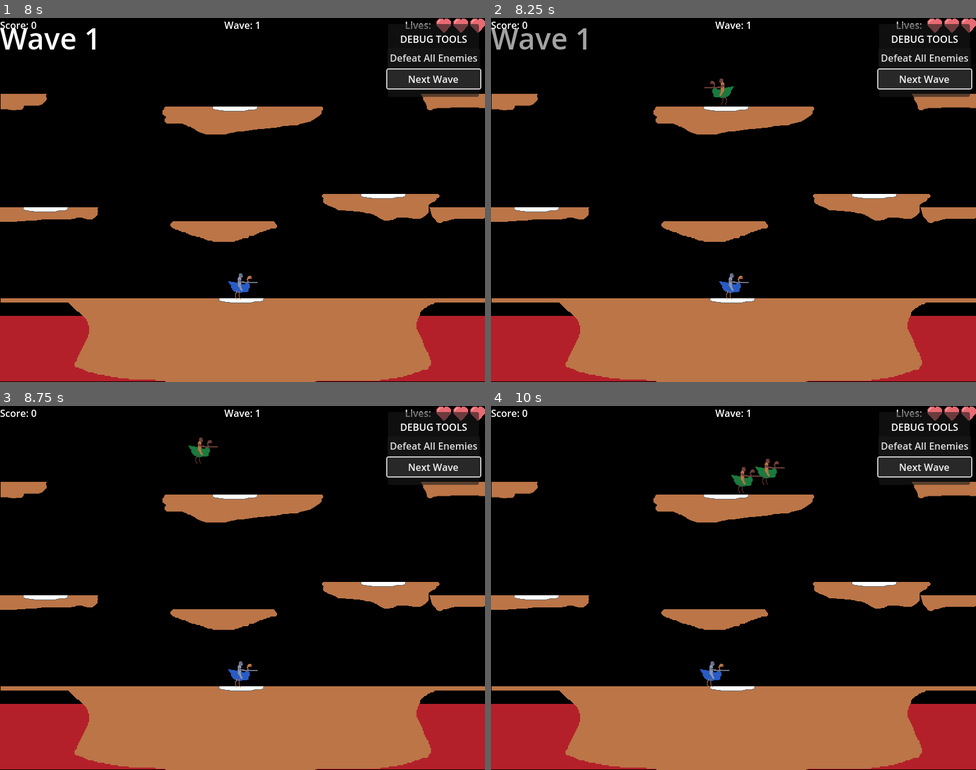
Above: before the commit, frames 1-4 (two rows, left to right).
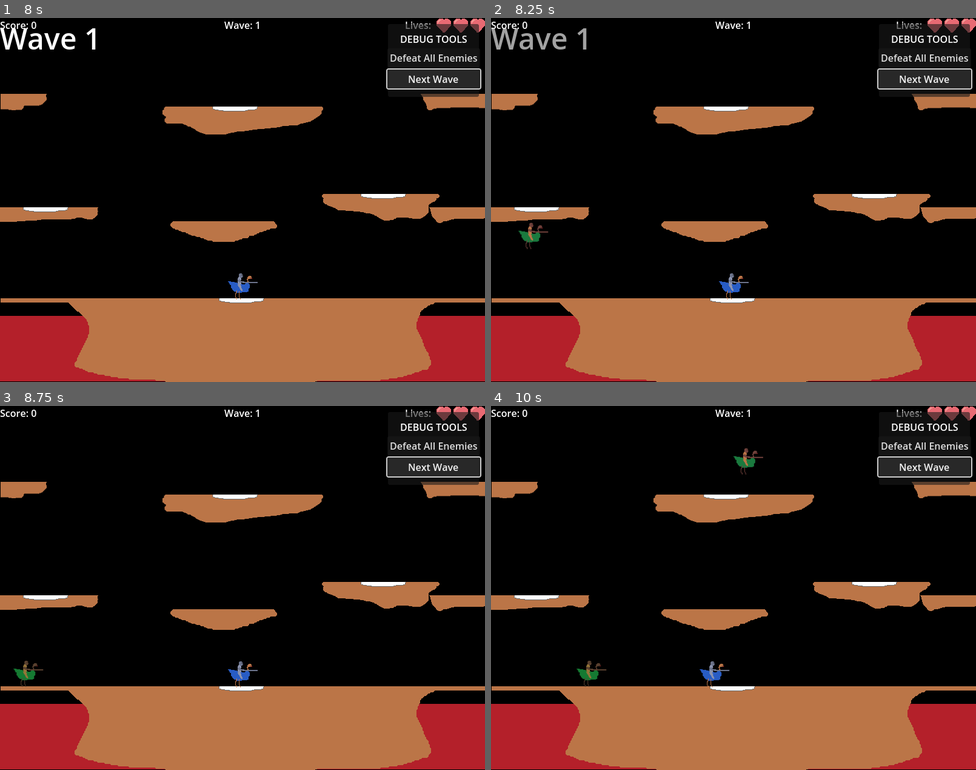
Above: after the commit, the same moments.

Repository: Tartelati/Jousting
Game: Godot game, scene res://scenes/ui/opening_cinematic.tscn
The game is run twice, just before and just after one commit, with the same random seed, the same clock (stepped at 60 frames per second) and the same inputs. Sound files missing from this copy of the repository are replaced by a short silence.
Inputs:
- Up to frame 1 (8 s): click "Next Wave" at 0.5 s; click "Next Wave" at 1.25 s; click "Defeat All Enemies" at 2 s; tap Enter (start_game) at 2.75, 2.85, 3.6, 4.35, 5.1, 5.85 s; hold Right (move_right) 2.78-4.28 s; tap Space (Flap) at 3.02, 3.32, 3.77, 4.07, 5.27, 5.57, 6.02, 6.32 s; hold Left (move_left) 4.28-5.03 s; hold Right (move_right) 5.03-6.5 s; tap Escape (pause) at 6.4 s; click "Start Game" at 6.5 s; click "Next Wave" at 7.25 s
- Up to frame 2 (8.25 s): click "Next Wave" at 8 s
- Up to frame 3 (8.75 s): no input
- Up to frame 4 (10 s): hold Left (move_left) 8.78-9.53 s; tap Enter (start_game) at 8.85, 9.6 s; tap Space (Flap) at 9.02, 9.32 s; hold Right (move_right) from 9.53 s (still down)

Frame 1 is identical in both runs. In frame 2, 0.3% of the frame differs, in the area x 5-51%, y 16-64%; in frame 3, 0.3%; in frame 4, 0.6%, in the area x 17-61%, y 11-78%.

Commit message:
SpawnPoints logic enhanced.

Diff:
--- a/project.godot
+++ b/project.godot
@@ -79,3 +79,4 @@
 2d_physics/layer_5="pickup (egg collection)"
 2d_physics/layer_6="StompLayer"
 2d_physics/layer_7="VulnerableArea Layer"
+2d_physics/layer_8="SpawnBlockZone"
--- a/scenes/entities/enemy_hunter.tscn
+++ b/scenes/entities/enemy_hunter.tscn
@@ -1,17 +1,20 @@
-[gd_scene load_steps=7 format=3 uid="uid://60tchdiscoo0"]
+[gd_scene load_steps=8 format=3 uid="uid://60tchdiscoo0"]
 
 [ext_resource type="Script" uid="uid://ducdlluljkdd0" path="res://scripts/entities/enemy_hunter.gd" id="1_w2pmv"]
 [ext_resource type="Texture2D" uid="uid://do5muu1wcybte" path="res://assets/sprites/enemy_shadow-lord-placeholder.png" id="2_w2pmv"]
 [ext_resource type="Texture2D" uid="uid://cvd3kcrwla4om" path="res://assets/sprites/egg.png" id="3_ukxwl"]
 
 [sub_resource type="CircleShape2D" id="CircleShape2D_ltmif"]
-radius = 27.0185
+radius = 20.025
 
 [sub_resource type="RectangleShape2D" id="RectangleShape2D_ukxwl"]
-size = Vector2(46, 11)
+size = Vector2(50, 16.5)
 
 [sub_resource type="CapsuleShape2D" id="CapsuleShape2D_s3v6w"]
 height = 22.0
+
+[sub_resource type="RectangleShape2D" id="RectangleShape2D_s3v6w"]
+size = Vector2(34, 13)
 
 [node name="EnemyBase3" type="Node2D"]
 
@@ -22,13 +25,13 @@
 texture = ExtResource("2_w2pmv")
 
 [node name="CollisionShape2D" type="CollisionShape2D" parent="EnemyBody"]
-position = Vector2(4, 6)
+position = Vector2(1, 10)
 shape = SubResource("CircleShape2D_ltmif")
 
 [node name="CombatArea" type="Area2D" parent="EnemyBody"]
 
 [node name="CollisionShape2D" type="CollisionShape2D" parent="EnemyBody/CombatArea"]
-position = Vector2(0, -6.5)
+position = Vector2(4, 8.75)
 shape = SubResource("RectangleShape2D_ukxwl")
 debug_color = Color(0.83233, 0.176248, 0.849744, 0.42)
 
@@ -54,3 +57,11 @@
 visible = false
 position = Vector2(1, 22)
 texture = ExtResource("3_ukxwl")
+
+[node name="VulnerableArea" type="Area2D" parent="EnemyBody"]
+collision_layer = 64
+collision_mask = 32
+
+[node name="CollisionShape2D" type="CollisionShape2D" parent="EnemyBody/VulnerableArea"]
+position = Vector2(1, -10)
+shape = SubResource("RectangleShape2D_s3v6w")
--- a/scenes/entities/player.tscn
+++ b/scenes/entities/player.tscn
@@ -22,7 +22,7 @@
 [node name="Player" type="Node2D"]
 
 [node name="PlayerBody" type="CharacterBody2D" parent="."]
-collision_mask = 6
+collision_mask = 134
 script = ExtResource("1_5u6hq")
 
 [node name="Sprite2D" type="Sprite2D" parent="PlayerBody"]
--- a/scenes/entities/shadown_lord.tscn
+++ b/scenes/entities/shadown_lord.tscn
@@ -1,17 +1,20 @@
-[gd_scene load_steps=7 format=3 uid="uid://5svobes1dg0l"]
+[gd_scene load_steps=8 format=3 uid="uid://5svobes1dg0l"]
 
 [ext_resource type="Script" uid="uid://beuiia7cdpukv" path="res://scripts/entities/shadow_lord.gd" id="1_8oph7"]
 [ext_resource type="Texture2D" uid="uid://benjv3ecgl1m6" path="res://assets/sprites/enemy_hunter-placeholder.png" id="2_8oph7"]
 [ext_resource type="Texture2D" uid="uid://cvd3kcrwla4om" path="res://assets/sprites/egg.png" id="3_qi62q"]
 
 [sub_resource type="CircleShape2D" id="CircleShape2D_ltmif"]
-radius = 27.0185
+radius = 21.0
 
 [sub_resource type="RectangleShape2D" id="RectangleShape2D_qi62q"]
-size = Vector2(46, 13)
+size = Vector2(51, 14.5)
 
 [sub_resource type="CapsuleShape2D" id="CapsuleShape2D_jktoc"]
 height = 22.0
+
+[sub_resource type="RectangleShape2D" id="RectangleShape2D_jktoc"]
+size = Vector2(34, 13)
 
 [node name="EnemyBase" type="Node2D"]
 
@@ -22,13 +25,13 @@
 texture = ExtResource("2_8oph7")
 
 [node name="CollisionShape2D" type="CollisionShape2D" parent="EnemyBody"]
-position = Vector2(4, 6)
+position = Vector2(2, 10)
 shape = SubResource("CircleShape2D_ltmif")
 
 [node name="CombatArea" type="Area2D" parent="EnemyBody"]
 
 [node name="CollisionShape2D" type="CollisionShape2D" parent="EnemyBody/CombatArea"]
-position = Vector2(0, -7.5)
+position = Vector2(3.5, 6.75)
 shape = SubResource("RectangleShape2D_qi62q")
 debug_color = Color(0.799881, 0.236544, 0.856672, 0.42)
 
@@ -54,3 +57,11 @@
 visible = false
 position = Vector2(1, 22)
 texture = ExtResource("3_qi62q")
+
+[node name="VulnerableArea" type="Area2D" parent="EnemyBody"]
+collision_layer = 64
+collision_mask = 32
+
+[node name="CollisionShape2D" type="CollisionShape2D" parent="EnemyBody/VulnerableArea"]
+position = Vector2(1, -10)
+shape = SubResource("RectangleShape2D_jktoc")
--- a/scenes/levels/level_base.tscn
+++ b/scenes/levels/level_base.tscn
@@ -9,6 +9,7 @@
 [ext_resource type="Script" uid="uid://b5bfsp64ay6fh" path="res://scripts/entities/lava.gd" id="7_40ga3"]
 [ext_resource type="Texture2D" uid="uid://ckidsg3pwynp0" path="res://assets/sprites/platform5.png" id="8_w06h8"]
 [ext_resource type="Texture2D" uid="uid://bd1d55gbc8bun" path="res://assets/sprites/lava.png" id="8_ynct0"]
+[ext_resource type="Script" uid="uid://ciopo0w5fybtt" path="res://scripts/entities/spawn_point.gd" id="10_morta"]
 [ext_resource type="PackedScene" uid="uid://b72cmuhsp6dty" path="res://scenes/entities/player.tscn" id="11_dq8h5"]
 [ext_resource type="Script" uid="uid://cb8uooe1yjyuj" path="res://scripts/managers/wave_manager.gd" id="12_imdmy"]
 [ext_resource type="Script" uid="uid://8kf6chx1ys8p" path="res://scenes/levels/bouncing_collision.gd" id="12_morta"]
@@ -22,8 +23,20 @@
 [sub_resource type="RectangleShape2D" id="RectangleShape2D_ioey5"]
 size = Vector2(800, 108)
 
+[sub_resource type="CircleShape2D" id="CircleShape2D_imdmy"]
+radius = 96.0
+
+[sub_resource type="CircleShape2D" id="CircleShape2D_morta"]
+radius = 121.004
+
+[sub_resource type="CircleShape2D" id="CircleShape2D_p7rbk"]
+radius = 93.0054
+
+[sub_resource type="CircleShape2D" id="CircleShape2D_l4xu8"]
+radius = 109.0
+
 [sub_resource type="RectangleShape2D" id="RectangleShape2D_p7rbk"]
-size = Vector2(10, 22)
+size = Vector2(10, 17)
 
 [node name="Level" type="Node2D"]
 
@@ -136,15 +149,43 @@
 
 [node name="SpawnPoint1" type="Marker2D" parent="SpawnPoints"]
 position = Vector2(-322, 12)
+script = ExtResource("10_morta")
+
+[node name="PlayerDetectionZone" type="Area2D" parent="SpawnPoints/SpawnPoint1"]
+collision_layer = 128
+
+[node name="CollisionShape2D" type="CollisionShape2D" parent="SpawnPoints/SpawnPoint1/PlayerDetectionZone"]
+position = Vector2(-1, -27)
+shape = SubResource("CircleShape2D_imdmy")
 
 [node name="SpawnPoint2" type="Marker2D" parent="SpawnPoints"]
 position = Vector2(-2, 159)
+script = ExtResource("10_morta")
+
+[node name="PlayerDetectionZone" type="Area2D" parent="SpawnPoints/SpawnPoint2"]
+
+[node name="CollisionShape2D" type="CollisionShape2D" parent="SpawnPoints/SpawnPoint2/PlayerDetectionZone"]
+shape = SubResource("CircleShape2D_morta")
 
 [node name="SpawnPoint3" type="Marker2D" parent="SpawnPoints"]
 position = Vector2(236, -10)
+script = ExtResource("10_morta")
+
+[node name="PlayerDetectionZone" type="Area2D" parent="SpawnPoints/SpawnPoint3"]
+
+[node name="CollisionShape2D" type="CollisionShape2D" parent="SpawnPoints/SpawnPoint3/PlayerDetectionZone"]
+position = Vector2(-1, -27)
+shape = SubResource("CircleShape2D_p7rbk")
 
 [node name="SpawnPoint4" type="Marker2D" parent="SpawnPoints"]
 position = Vector2(-10, -154)
+script = ExtResource("10_morta")
+
+[node name="PlayerDetectionZone" type="Area2D" parent="SpawnPoints/SpawnPoint4"]
+
+[node name="CollisionShape2D" type="CollisionShape2D" parent="SpawnPoints/SpawnPoint4/PlayerDetectionZone"]
+position = Vector2(-3, -23)
+shape = SubResource("CircleShape2D_l4xu8")
 
 [node name="Player" parent="." instance=ExtResource("11_dq8h5")]
 position = Vector2(398, 426)
@@ -157,5 +198,5 @@
 script = ExtResource("12_morta")
 
 [node name="CollisionShape2D" type="CollisionShape2D" parent="BouncingCollision"]
-position = Vector2(732, 298)
+position = Vector2(728, 301)
 shape = SubResource("RectangleShape2D_p7rbk")
--- a/scripts/entities/enemy_base.gd
+++ b/scripts/entities/enemy_base.gd
@@ -110,6 +110,14 @@
 		# Update animation to walking (would use proper animation in full implementation)
 		enemy_sprite.modulate = Color(0.8, 1, 0.8)  # Slight green tint when walking
 
+	# --- Add Fall Guardrail ---
+	# Check if enemy fell off the screen
+	var viewport_height = get_viewport_rect().size.y
+	var death_y_threshold = viewport_height + 50 # Kill if 50 pixels below screen bottom
+
+	if global_position.y > death_y_threshold and current_state != State.DEAD:
+		print("Enemy %s fell off screen. Removing." % name) # Optional debug
+		queue_free() # Remove the enemy
 
 
 func screen_wrapping():
--- /dev/null
+++ b/scripts/entities/spawn_point.gd
@@ -0,0 +1,64 @@
+# scripts/entities/spawn_point.gd
+extends Marker2D
+
+# Flag to indicate if the player is currently inside the detection zone.
+var is_player_nearby: bool = false
+
+# Reference to the detection zone Area2D.
+# Assumes the Area2D is the FIRST child of this Marker2D.
+@onready var detection_zone: Area2D = get_child(0) if get_child_count() > 0 and get_child(0) is Area2D else null
+
+func _ready():
+	if not detection_zone:
+		printerr("SpawnPoint %s: No Area2D found as the first child!" % name)
+		return
+
+	# Connect signals from the Area2D to detect the player's CharacterBody2D
+	detection_zone.connect("body_entered", _on_detection_zone_body_entered)
+	detection_zone.connect("body_exited", _on_detection_zone_body_exited)
+
+	# Initial check in case player starts inside the zone
+	# Use call_deferred to wait for physics state to be available
+	call_deferred("_check_initial_overlap")
+
+func _check_initial_overlap():
+	if not detection_zone: return
+
+	var overlapping_bodies = detection_zone.get_overlapping_bodies()
+	for body in overlapping_bodies:
+		# Check if the overlapping body is the player (assuming player is in "players" group)
+		if body.is_in_group("players"):
+			is_player_nearby = true
+			# print("SpawnPoint %s initially blocked by player body." % name) # Optional debug
+			return # Found player
+
+func _on_detection_zone_body_entered(body: Node2D):
+	# Check if the body entering is the player
+	if body.is_in_group("players"):
+		is_player_nearby = true
+		# print("SpawnPoint %s blocked by player body entering." % name) # Optional debug
+
+func _on_detection_zone_body_exited(body: Node2D):
+	# Check if the body exiting is the player
+	if body.is_in_group("players"):
+		# Check if *any other* player bodies are still inside before unblocking
+		# Use call_deferred to wait for physics state update after exit signal
+		call_deferred("_check_remaining_overlap", body)
+
+func _check_remaining_overlap(exited_body: Node2D):
+	if not detection_zone: return
+
+	var still_overlapping = false
+	for other_body in detection_zone.get_overlapping_bodies():
+		# Check if it's a player and not the one that just exited (though exited body shouldn't be in list)
+		if other_body.is_in_group("players"):
+			still_overlapping = true
+			break
+
+	if not still_overlapping:
+		is_player_nearby = false
+		# print("SpawnPoint %s unblocked by player body exiting." % name) # Optional debug
+
+# Helper function for the WaveManager
+func can_spawn() -> bool:
+	return not is_player_nearby
--- a/scripts/managers/game_manager.gd
+++ b/scripts/managers/game_manager.gd
@@ -39,6 +39,10 @@
 	if active_level != null:
 		active_level.queue_free()
 		active_level = null
+
+	# Ensure the game is unpaused when returning to the main menu
+	if get_tree().paused:
+		get_tree().paused = false
 
 	# Change the entire scene to the main menu scene
 	var error = get_tree().change_scene_to_packed(main_menu_scene)
--- a/scripts/managers/wave_manager.gd
+++ b/scripts/managers/wave_manager.gd
@@ -89,17 +89,35 @@
 		0: enemy = enemy_basic_scene.instantiate()
 		1: enemy = enemy_hunter_scene.instantiate()
 		2: enemy = enemy_bounder_scene.instantiate()
+		_:
+			printerr("Invalid enemy type in spawn_enemy")
+			return # Don't spawn if type is invalid
 
-	# Choose random spawn position
-	var spawn_index = randi() % spawn_points.size()
-	var spawn_point = spawn_points[spawn_index]
+	# --- Choose a SAFE spawn position ---
+	# 1. Filter spawn points to find those not blocked by the player
+	var available_spawn_points = []
+	for point in spawn_points:
+		# Check if it's a Marker2D with the spawn_point script attached
+		if point is Marker2D and point.has_method("can_spawn"):
+			if point.can_spawn():
+				available_spawn_points.append(point)
+		# else: # Handle the case where spawn_points might contain Vector2 (fallback logic)
+			# For simplicity, assume Vector2 points are always available if used
+			# available_spawn_points.append(point)
+			# Note: The Vector2 fallback logic might need review if used alongside Marker2D points.
+			# It's better if all spawn points are Marker2D with the script attached.
 
-	# Set enemy position to spawn point position
-	# Handle both Marker2D and Vector2 cases
-	if spawn_point is Marker2D:
-		enemy.position = spawn_point.global_position
-	else:
-		enemy.position = spawn_point
+	# 2. Check if any spawn points are available
+	if available_spawn_points.size() == 0:
+		# print("WaveManager: No available spawn points (player might be blocking all). Skipping spawn.")
+		return # Skip spawning this cycle
+
+	# 3. Choose a random spawn point from the *available* ones
+	var spawn_index = randi() % available_spawn_points.size()
+	var spawn_point = available_spawn_points[spawn_index]
+
+	# Set enemy position (assuming chosen point is Marker2D now)
+	enemy.global_position = spawn_point.global_position
 
 	# Add enemy to the scene
 	get_parent().add_child(enemy)
Binary file changed: assets/sprites/player1_flying.png
Not shown: 1 places in scenes/levels/level_base.tscn that only renumber resources
Not shown, added: scripts/entities/spawn_point.gd.uid
